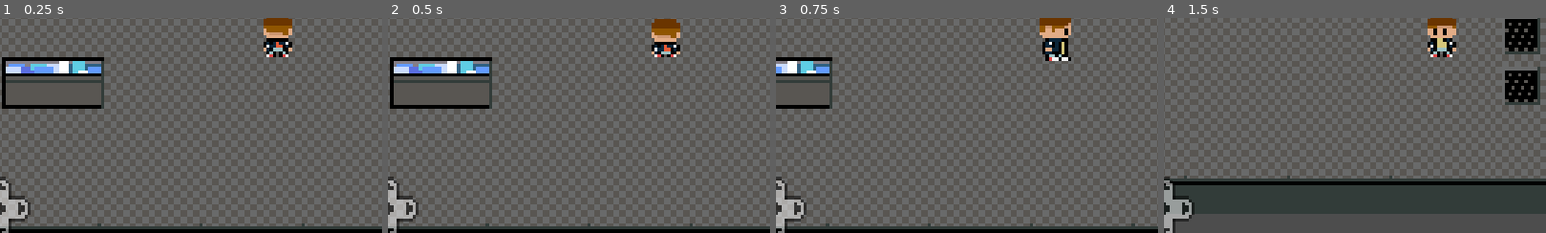
Above: before the commit, frames 1-4 (left to right).
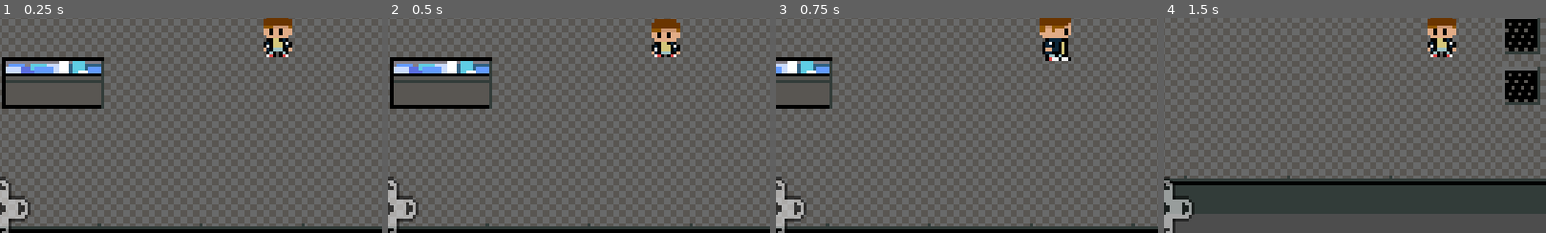
Above: after the commit, the same moments.

Repository: jmcgorey/locals_rpg
Game: Godot game, scene res://scenes/levels/diner_area.tscn
Two runs of this game, one before a commit and one after it. Both use one fixed random seed, a clock stepped at 60 frames per second and the inputs below.
Inputs:
- Up to frame 1 (0.25 s): no input
- Up to frame 2 (0.5 s): no input
- Up to frame 3 (0.75 s): hold D (move_right) from 0.53 s (still down); hold E (interact) from 0.53 s (still down)
- Up to frame 4 (1.5 s): release D (move_right) at 1.28 s; release E (interact) at 1.28 s; hold S (move_down) from 1.28 s (still down); tap E (interact) at 1.35 s
The pictures show only the part of the screen within x 14-64%, y 45-95%; the shares and areas given below are measured in that part.

The runs differ from the first frame. In frame 1, 0.3% of the frame differs, in the area x 69-76%, y 3-14%; in frame 2, 0.3%; in frame 3, nothing differs; in frame 4, nothing differs.

Commit message:
further abstract into character and add npc start

Diff:
--- /dev/null
+++ b/scenes/npc/npc.tscn
@@ -0,0 +1,6 @@
+[gd_scene load_steps=2 format=3 uid="uid://cnr783urcmgmb"]
+
+[ext_resource type="Script" uid="uid://kkujfv33i2ex" path="res://scripts/player_scripts/npc.gd" id="1_sspvn"]
+
+[node name="NPC" type="CharacterBody2D"]
+script = ExtResource("1_sspvn")
--- a/scenes/player/player.tscn
+++ b/scenes/player/player.tscn
@@ -203,9 +203,10 @@
 [sub_resource type="RectangleShape2D" id="RectangleShape2D_mupjf"]
 size = Vector2(10, 7)
 
-[node name="Player" type="CharacterBody2D"]
+[node name="Player" type="CharacterBody2D" node_paths=PackedStringArray("anim_sprite")]
 collision_mask = 7
 script = ExtResource("1_q01g0")
+anim_sprite = NodePath("AnimSprite")
 
 [node name="AnimSprite" type="AnimatedSprite2D" parent="."]
 sprite_frames = SubResource("SpriteFrames_44hdn")
--- a/scripts/player_scripts/character.gd
+++ b/scripts/player_scripts/character.gd
@@ -1,7 +1,10 @@
 class_name Character extends CharacterBody2D
 
 # The direction the character is currently facing
-var facing_direction: FACING_DIRECTION = FACING_DIRECTION.FRONT
+@export var facing_direction: FACING_DIRECTION = FACING_DIRECTION.FRONT
+
+# The sprite used to animate the character
+@export var anim_sprite: AnimatedSprite2D
 
 # Turns the character to face the specified direction
 func set_direction(direction: FACING_DIRECTION) -> void:
@@ -9,7 +12,7 @@
 
 # Set the walking animation of the player based on the direction they are
 # moving in
-func set_walking_animation(direction: Vector2, anim_sprite: AnimatedSprite2D):
+func set_walking_animation(direction: Vector2):
 	var facing = get_facing_direction(direction)
 	# Store the latest walking direction so we can set the proper idle animation
 	facing_direction = facing
@@ -30,7 +33,7 @@
 
 
 # Set the idle animation of the player based on the most recent walking direction
-func set_idle_animation(anim_sprite: AnimatedSprite2D):
+func set_idle_animation():
 	var facing = facing_direction
 	match facing:
 		FACING_DIRECTION.FRONT:
--- /dev/null
+++ b/scripts/player_scripts/npc.gd
@@ -0,0 +1,3 @@
+extends Character
+
+# TODO - is this needed? Or does character fully fit the needs?
--- a/scripts/player_scripts/player.gd
+++ b/scripts/player_scripts/player.gd
@@ -1,20 +1,15 @@
 class_name Player extends Character
 
 const SPEED = 75
-
-@onready var anim_sprite: AnimatedSprite2D = $AnimSprite
-
-func _ready() -> void:
-	set_direction(Character.FACING_DIRECTION.BACK)
 
 func get_input():
 	var input_direction = Input.get_vector("move_left", "move_right", "move_up", "move_down")
 	velocity = input_direction * SPEED
 
 	if abs(velocity.x) > 0 || abs(velocity.y) > 0:
-		set_walking_animation(input_direction, anim_sprite)
+		set_walking_animation(input_direction)
 	else:
-		set_idle_animation(anim_sprite)
+		set_idle_animation()
 
 func _physics_process(_delta: float) -> void:
 	get_input()
Not shown, added: scripts/player_scripts/npc.gd.uid
